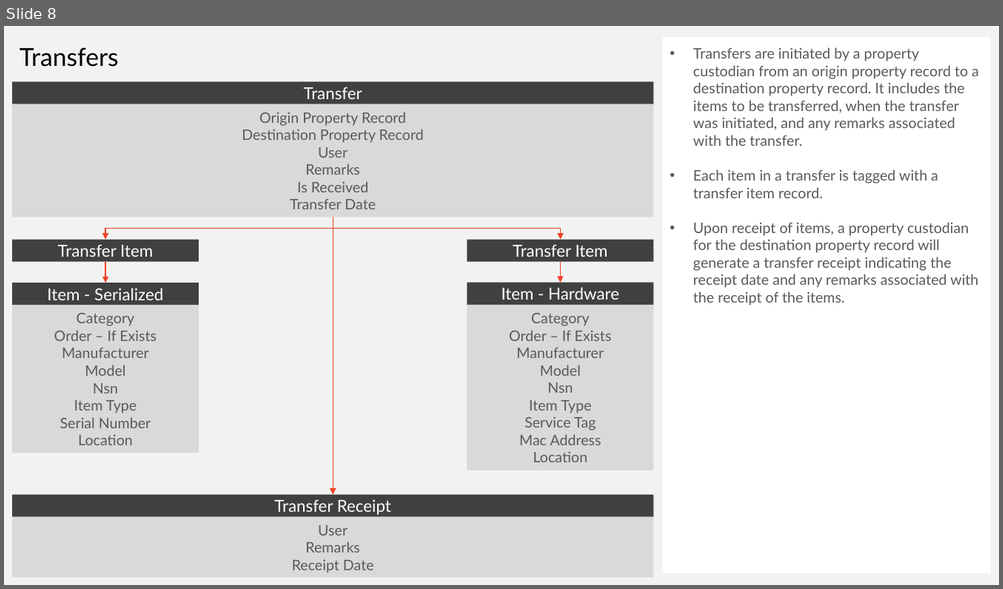
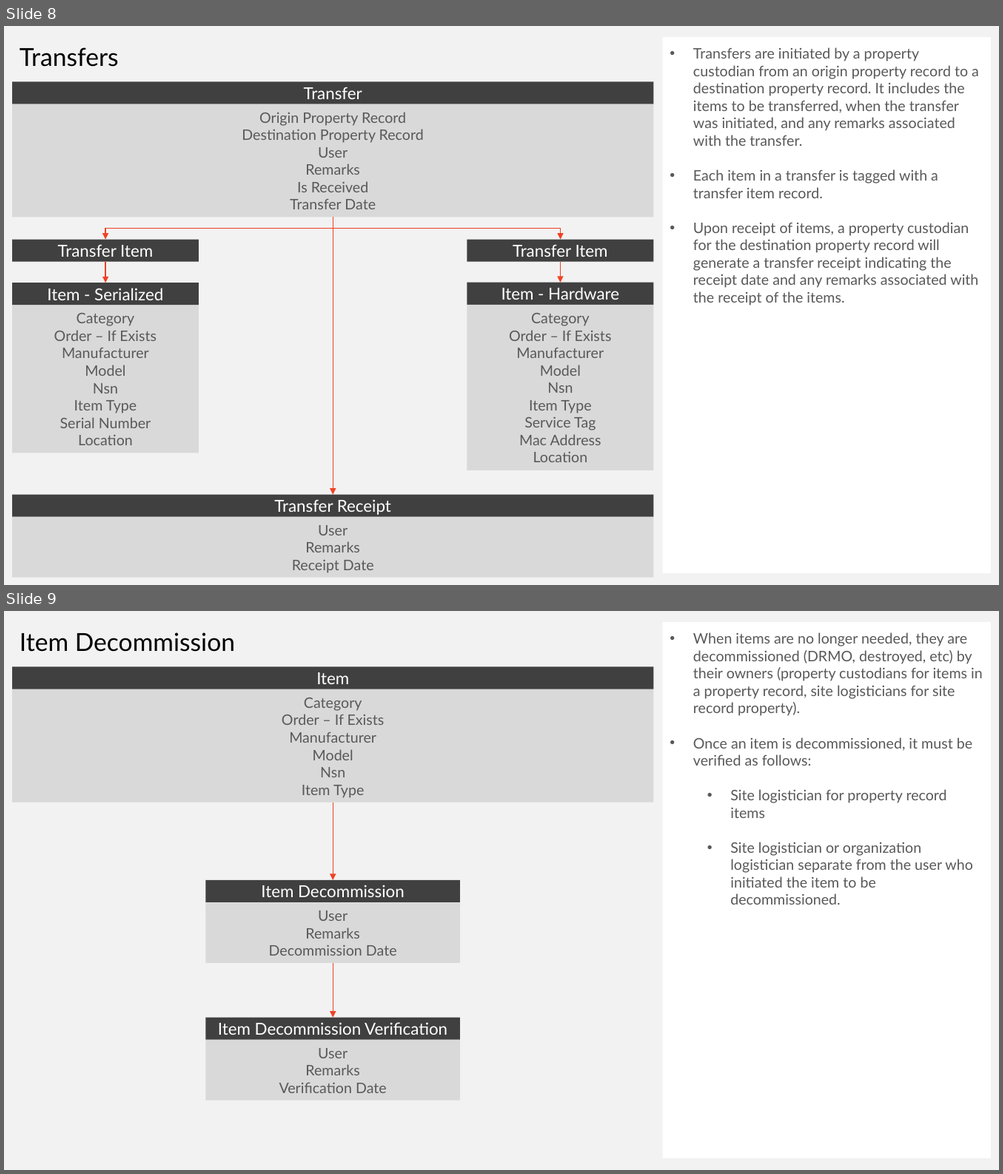
Before and after one commit to ssdooley/logistics-db-planning, a slide deck: documents/logistics-workflow.pptx. Shown one above the other, each under a label of ours: slide 8 before the commit, slides 8 and 9 after it. The pictures are 1003x589 and 1003x1174 pixels, drawn with LibreOffice and Linux fonts; fonts in the diff are those of the drawing. Boxes give left, top, right and bottom in pixels: in the first picture for what was removed or moved away, otherwise in the second. Text is boxed around its words. In the diff, an @@ line names an element or a change of style, - is before the commit and + after.

```diff
--- a/documents/logistics-workflow.pptx
+++ b/documents/logistics-workflow.pptx
@@ slide 9 added at [4, 611, 999, 1170], background #F2F2F2 @@
@@ text added at [20, 632, 235, 652], 24 pt, text #000000 @@
+Item Decommission
@@ rectangle added at [663, 622, 991, 1159], fill #FFFFFF, 14 pt, text #595959 @@
+• When items are no longer needed, they are decommissioned (DRMO, destroyed, etc) by their owners (property custodians for items in a property record, site logisticians for site record property).
+• Once an item is decommissioned, it must be verified as follows:
+  • Site logistician for property record items
+  • Site logistician or organization logistician separate from the user who initiated the item to be decommissioned.
@@ rectangle added at [12, 667, 653, 689], fill #404040, 16 pt, text #FFFFFF @@
+Item
@@ rectangle added at [12, 689, 653, 802], fill #D9D9D9, 14 pt, text #595959 @@
+Category
+Order – If Exists
+Manufacturer
+Model
+Nsn
+Item Type
@@ arrow added from (333, 803) to (333, 880), #F14124 1 pt @@
@@ rectangle added at [205, 880, 460, 903], fill #404040, 16 pt, text #FFFFFF @@
+Item Decommission
@@ rectangle added at [205, 903, 460, 963], fill #D9D9D9, 14 pt, text #595959 @@
+User
+Remarks
+Decommission Date
@@ arrow added from (333, 963) to (333, 1017), #F14124 1 pt @@
@@ rectangle added at [205, 1017, 460, 1040], fill #404040, 16 pt, text #FFFFFF @@
+Item Decommission Verification
@@ rectangle added at [205, 1041, 460, 1101], fill #D9D9D9, 14 pt, text #595959 @@
+User
+Remarks
+Verification Date
```
Also in this commit, not shown: 1 slide changed, 29 other files.
